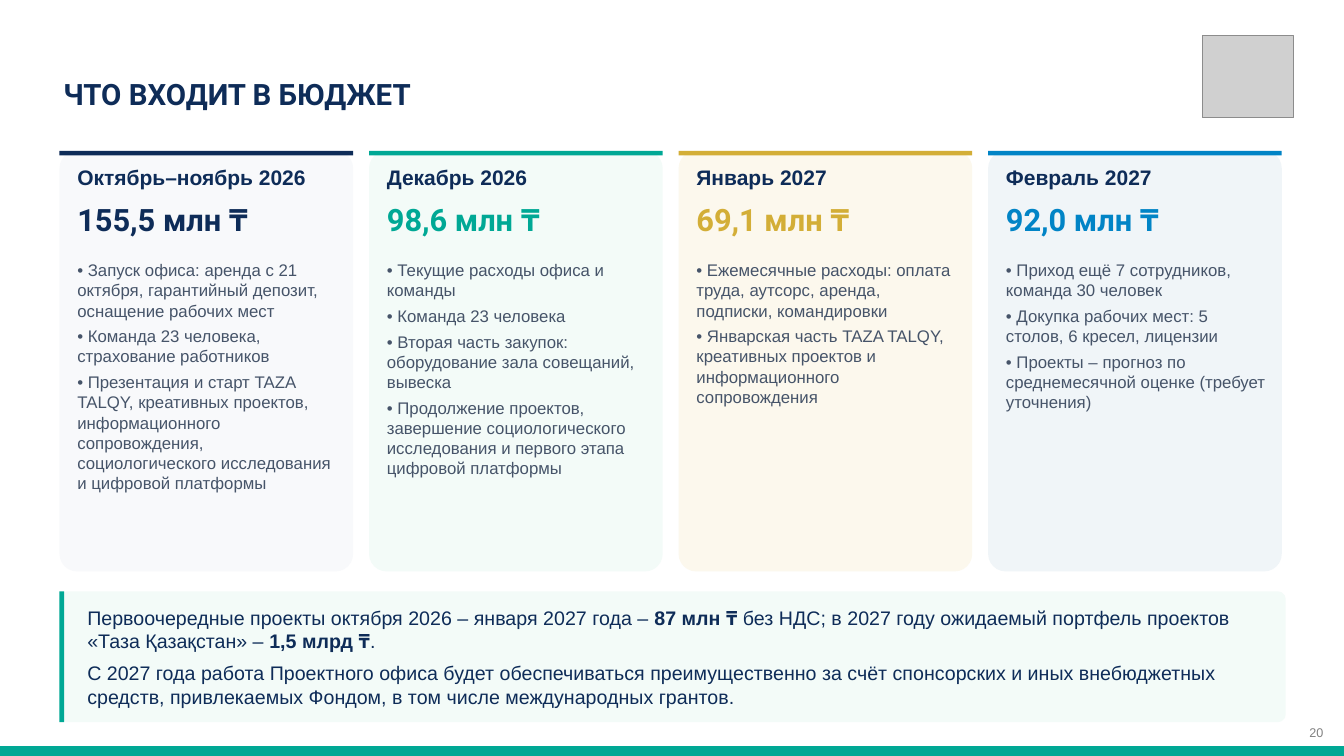
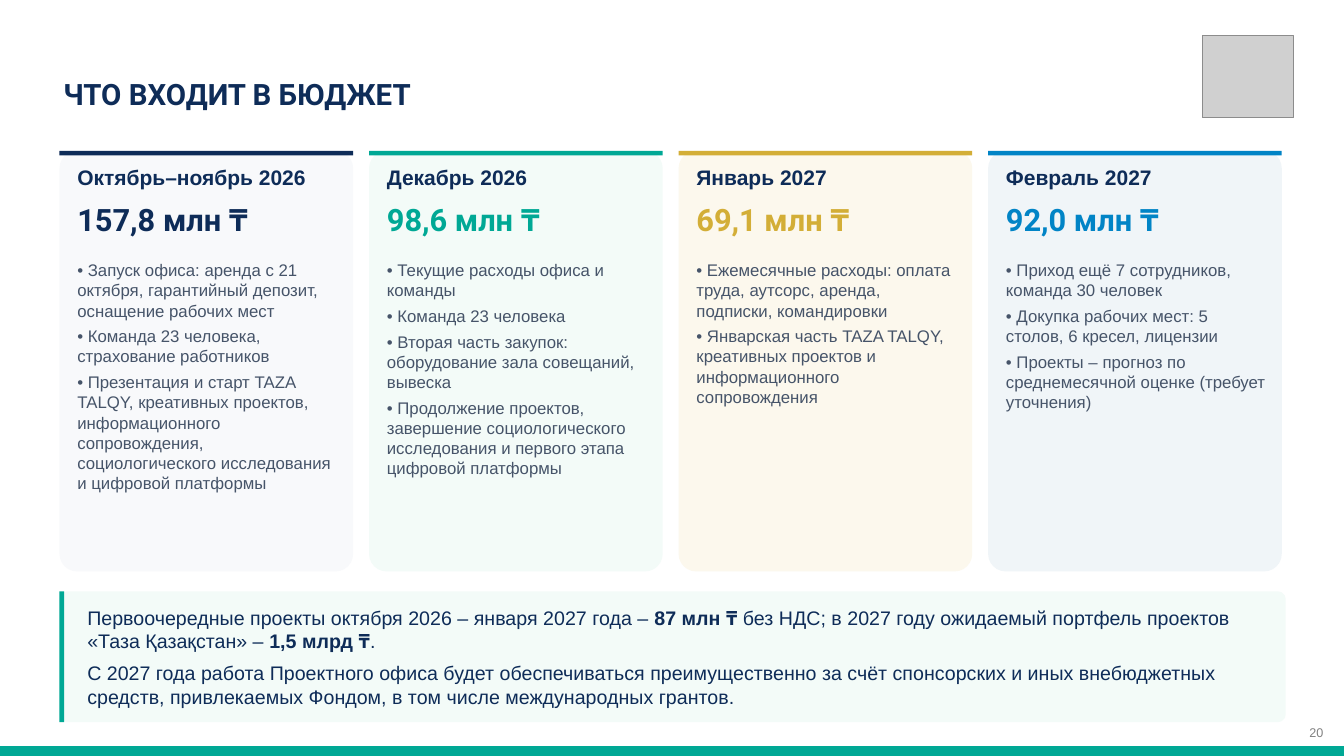
Before and after one commit to murat01042014/obsidian-vault, a slide deck: slide 20 of TAZA/_документы/Презентация Таза Қазақстан – Проектный офис.pptx. Drawn at 1344x756 pixels with LibreOffice and Linux fonts; fonts in the diff are those of the drawing; grey boxes stand for pictures. Boxes give left, top, right and bottom in pixels: in the first picture for what was removed or moved away, otherwise in the second. Text is boxed around its words. In the diff, an @@ line names an element or a change of style, - is before the commit and + after.

```diff
--- a/TAZA/_документы/Презентация Таза Қазақстан – Проектный офис.pptx
+++ b/TAZA/_документы/Презентация Таза Қазақстан – Проектный офис.pptx
@@ text at bbox=[77, 208, 221, 237]: text changed @@
-155,5 млн ₸
+157,8 млн ₸
```
Also in this commit, not shown: 1 other slide changed, 9 other files.
